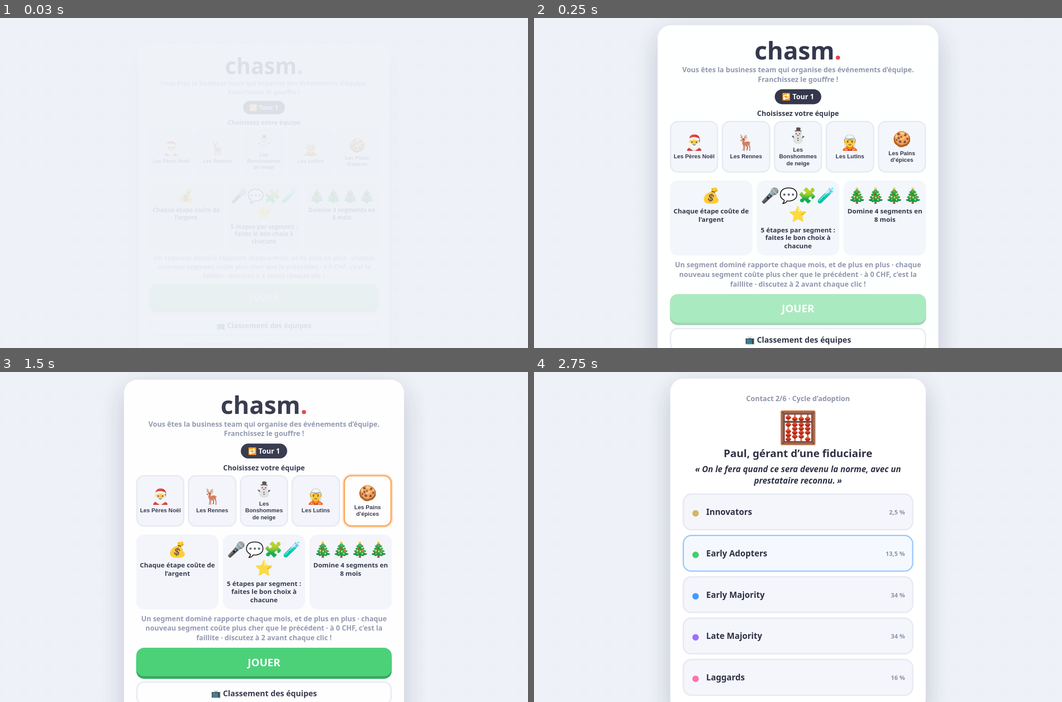
Above: before the commit, frames 1-4 (two rows, left to right).
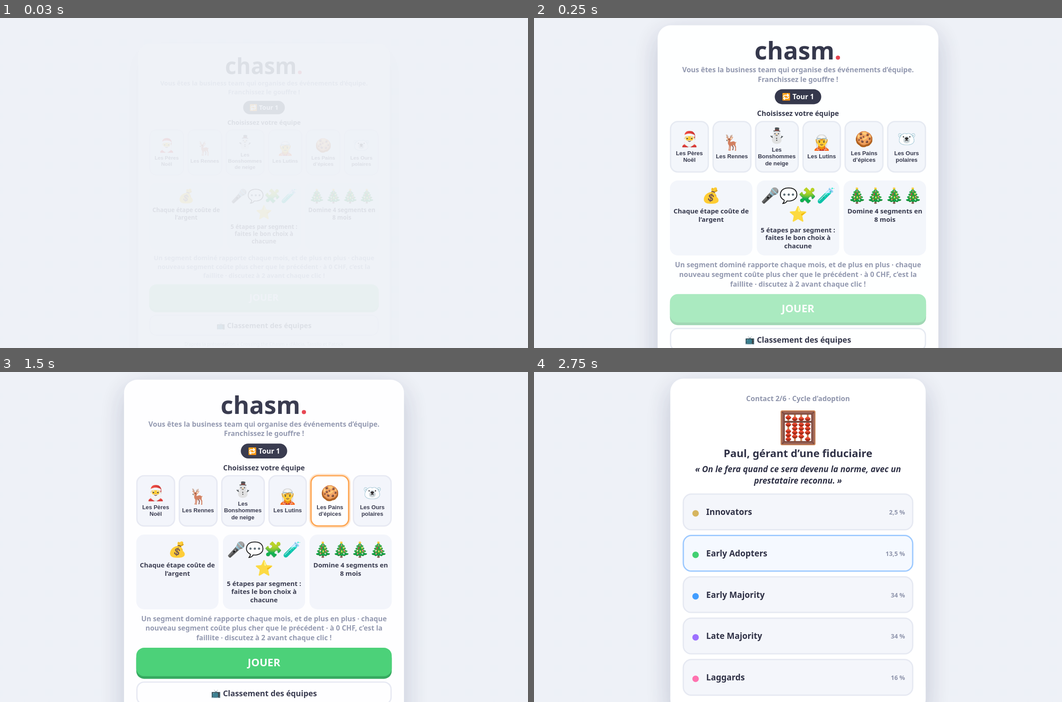
Above: after the commit, the same moments.

Repository: poteltassilo3-source/chasm-jeu
Game: browser game, page cloudflare/public/index.html
The game is run twice, just before and just after one commit, with the same random seed, the same clock (stepped at 60 frames per second) and the same inputs.
Inputs (mouse positions are in pixels of both pictures, inside the frame that each line leads up to):
- Up to frame 1 (0.03 s): no input
- Up to frame 2 (0.25 s): no input
- Up to frame 3 (1.5 s): move the mouse to (264, 589) at 1.07 s; click "🍪 Les Pains d’épices" at 1.27 s
- Up to frame 4 (2.75 s): move the mouse to (739, 520) at 1.67 s; click "JOUER" at 1.77 s; click "C’est parti" at 1.87 s; move the mouse to (850, 490) at 2.27 s; click "● Early Adopters 13,5 %" at 2.47 s

The runs differ from the first frame. In frame 2, 1.3% of the frame differs, in the area x 26-73%, y 33-46%; in frame 3, 1.8%, in the area x 26-75%, y 30-48%; in frame 4, nothing differs.

Commit message:
6e équipe : 🐻‍❄️ Les Ours polaires
Co-Authored-By: Claude Opus 5.5 <noreply@anthropic.com>
Claude-Session: https://claude.ai/code/session_011fgo7aWR28gYrQR2CwzQKd

Diff:
--- a/cloudflare/public/index.html
+++ b/cloudflare/public/index.html
@@ -76,7 +76,7 @@
 .conf{position:fixed;top:-20px;z-index:60;width:10px;height:14px;pointer-events:none;animation:fall 2.6s linear forwards}
 @keyframes fall{to{transform:translateY(110vh) rotate(600deg)}}
 @media(max-width:700px){.pill{font-size:15px;padding:6px 10px}.next{font-size:16px}.hint{font-size:14px}}
-.teams{display:grid;grid-template-columns:repeat(5,1fr);gap:8px;margin-bottom:6px}
+.teams{display:grid;grid-template-columns:repeat(6,1fr);gap:8px;margin-bottom:6px}
 .tbtn{background:#f4f6fb;border:3px solid #e6e9f2;border-radius:18px;padding:10px 4px;font:600 13px Fredoka,sans-serif;color:#2b2d42;line-height:1.2}
 .tbtn span{display:block;font-size:34px;margin-bottom:4px}
 .tbtn.on{border-color:var(--c);background:#fff;box-shadow:0 0 0 3px color-mix(in srgb,var(--c) 30%,transparent)}
@@ -669,7 +669,7 @@
 }
 
 /* ===== tournoi : équipes, tours, résultats partagés ===== */
-const TEAMS=[{id:'peres',e:'🎅',n:'Les Pères Noël',c:'#e63946 …(173 unchanged characters)… :'🍪',n:'Les Pains d’épices',c:'#ff9f43'}];
+const TEAMS=[{id:'peres',e:'🎅',n:'Les Pères Noël',c:'#e63946 …(173 unchanged characters)… :'🍪',n:'Les Pains d’épices',c:'#ff9f43'},{id:'ours',e:'🐻‍❄️',n:'Les Ours polaires',c:'#8e5bd6'}];
 const TG=Object.fromEntries(TEAMS.map(t=>[t.id,t]));
 let DB=null,ISOWN=false,TOUR=1,RES=[],DBOK=false,DBSLOW=false;
 const LKEY='chasm_tournoi_local';
@@ -720,7 +720,7 @@
 function introHTML(){
  const steps=[
   ['🎯','Le but','Vous êtes une startup qui organise des événements d’équipe. Pour <b>franchir le gouffre</b> (le « chasm »), il faut <b>dominer 4 segments de clients en 8 mois</b>, sans tomber à 0 CHF.'],
-  ['👥','Les équipes','<b>5 équipes de 2</b>, <b>1 ordinateur</b> par équipe. Choisissez votre personnage : 🎅 🦌 ⛄ 🧝 🍪. Discutez à deux <b>avant chaque clic</b> : chaque choix compte.'],
+  ['👥','Les équipes','<b>6 équipes de 2</b>, <b>1 ordinateur</b> par équipe. Choisissez votre personnage : 🎅 🦌 ⛄ 🧝 🍪 🐻‍❄️. Discutez à deux <b>avant chaque clic</b> : chaque choix compte.'],
   ['🗓️','Mois 0','6 personnes réagissent à votre idée : retrouvez leur profil dans le <b>cycle d’adoption</b> (innovateurs, visionnaires, pragmatiques…). Chaque bonne réponse = <b>+500 CHF</b> de départ.'],
   ['🗺️','Chaque mois','Sur la carte, choisissez un segment, puis réussissez ses <b>5 étapes</b> : 🎤 Interviewer · 💬 Positionnement · 🧩 Offre complète · 🧪 Valider · ⭐ Rassurer. Le jeu ne donne pas les réponses : <b>réfléchissez avec ce qu’on a présenté</b>.'],
   ['💰','L’argent','Chaque étape <b>coûte de l’argent</b>, et chaque nouveau segment coûte plus cher. Un segment dominé <b>rapporte chaque mois</b>, de plus en plus. Plus d’argent ? Cliquez sur <b>« Mois suivant »</b>. Attention aux imprévus !'],
--- a/cloudflare/worker.js
+++ b/cloudflare/worker.js
@@ -8,7 +8,7 @@
  *   Les scores saisis à la main (man:true) demandent aussi le code animateur.
  * Code animateur : secret ADMIN_CODE (npx wrangler secret put ADMIN_CODE). */
 
-const TEAMS = ['peres', 'rennes', 'bonhommes', 'lutins', 'pains'];
+const TEAMS = ['peres', 'rennes', 'bonhommes', 'lutins', 'pains', 'ours'];
 const json = (o, status = 200) => Response.json(o, { status, headers: { 'Cache-Control': 'no-store' } });
 
 export default {
--- a/index.html
+++ b/index.html
@@ -76,7 +76,7 @@
 .conf{position:fixed;top:-20px;z-index:60;width:10px;height:14px;pointer-events:none;animation:fall 2.6s linear forwards}
 @keyframes fall{to{transform:translateY(110vh) rotate(600deg)}}
 @media(max-width:700px){.pill{font-size:15px;padding:6px 10px}.next{font-size:16px}.hint{font-size:14px}}
-.teams{display:grid;grid-template-columns:repeat(5,1fr);gap:8px;margin-bottom:6px}
+.teams{display:grid;grid-template-columns:repeat(6,1fr);gap:8px;margin-bottom:6px}
 .tbtn{background:#f4f6fb;border:3px solid #e6e9f2;border-radius:18px;padding:10px 4px;font:600 13px Fredoka,sans-serif;color:#2b2d42;line-height:1.2}
 .tbtn span{display:block;font-size:34px;margin-bottom:4px}
 .tbtn.on{border-color:var(--c);background:#fff;box-shadow:0 0 0 3px color-mix(in srgb,var(--c) 30%,transparent)}
@@ -622,7 +622,7 @@
 }
 
 /* ===== tournoi : équipes, tours, résultats partagés ===== */
-const TEAMS=[{id:'peres',e:'🎅',n:'Les Pères Noël',c:'#e63946 …(173 unchanged characters)… :'🍪',n:'Les Pains d’épices',c:'#ff9f43'}];
+const TEAMS=[{id:'peres',e:'🎅',n:'Les Pères Noël',c:'#e63946 …(173 unchanged characters)… :'🍪',n:'Les Pains d’épices',c:'#ff9f43'},{id:'ours',e:'🐻‍❄️',n:'Les Ours polaires',c:'#8e5bd6'}];
 const TG=Object.fromEntries(TEAMS.map(t=>[t.id,t]));
 let DB=null,ISOWN=false,TOUR=1,RES=[],DBOK=false,DBSLOW=false;
 const LKEY='chasm_tournoi_local';
@@ -673,7 +673,7 @@
 function introHTML(){
  const steps=[
   ['🎯','Le but','Vous êtes une startup qui organise des événements d’équipe. Pour <b>franchir le gouffre</b> (le « chasm »), il faut <b>dominer 4 segments de clients en 8 mois</b>, sans tomber à 0 CHF.'],
-  ['👥','Les équipes','<b>5 équipes de 2</b>, <b>1 ordinateur</b> par équipe. Choisissez votre personnage : 🎅 🦌 ⛄ 🧝 🍪. Discutez à deux <b>avant chaque clic</b> : chaque choix compte.'],
+  ['👥','Les équipes','<b>6 équipes de 2</b>, <b>1 ordinateur</b> par équipe. Choisissez votre personnage : 🎅 🦌 ⛄ 🧝 🍪 🐻‍❄️. Discutez à deux <b>avant chaque clic</b> : chaque choix compte.'],
   ['🗓️','Mois 0','6 personnes réagissent à votre idée : retrouvez leur profil dans le <b>cycle d’adoption</b> (innovateurs, visionnaires, pragmatiques…). Chaque bonne réponse = <b>+500 CHF</b> de départ.'],
   ['🗺️','Chaque mois','Sur la carte, choisissez un segment, puis réussissez ses <b>5 étapes</b> : 🎤 Interviewer · 💬 Positionnement · 🧩 Offre complète · 🧪 Valider · ⭐ Rassurer. Le jeu ne donne pas les réponses : <b>réfléchissez avec ce qu’on a présenté</b>.'],
   ['💰','L’argent','Chaque étape <b>coûte de l’argent</b>, et chaque nouveau segment coûte plus cher. Un segment dominé <b>rapporte chaque mois</b>, de plus en plus. Plus d’argent ? Cliquez sur <b>« Mois suivant »</b>. Attention aux imprévus !'],
